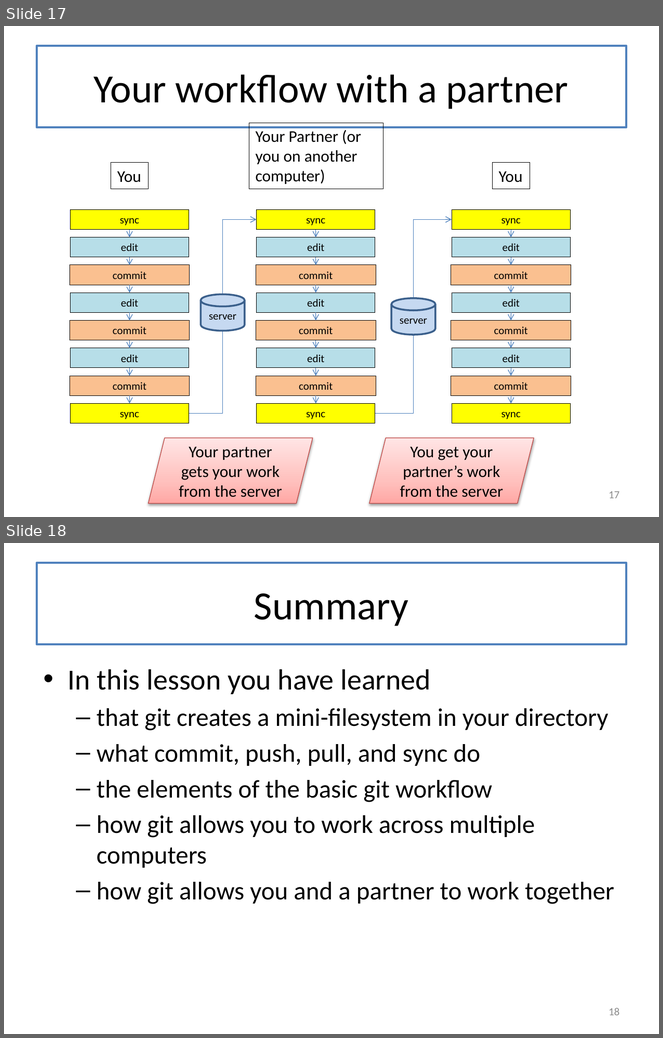
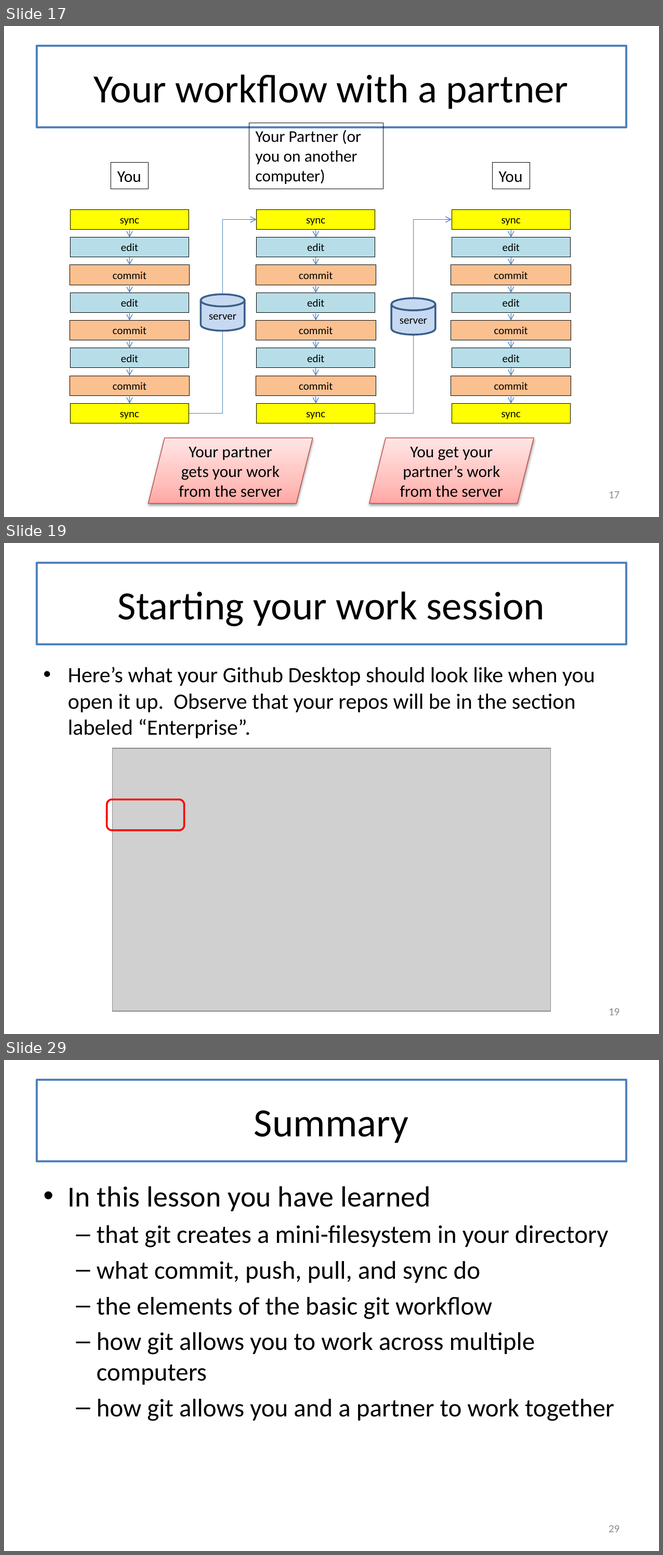
Before and after one commit to mwand/cs5010f16, a slide deck: Slides/Lesson 0.5 Introduction to Git.pptx. Shown one above the other, each under a label of ours: slides 17 and 18 before the commit, slides 17, 19 and 29 after it; the slides between them are not shown. The pictures are 663x1038 and 663x1555 pixels, drawn with LibreOffice and Linux fonts; fonts in the diff are those of the drawing; grey boxes stand for pictures. Boxes give left, top, right and bottom in pixels: in the first picture for what was removed or moved away, otherwise in the second. Text is boxed around its words. In the diff, an @@ line names an element or a change of style, - is before the commit and + after.

Commit message:
updated L0.5 with screenshots of new Github Desktop

```diff
--- a/Slides/Lesson 0.5 Introduction to Git.pptx
+++ b/Slides/Lesson 0.5 Introduction to Git.pptx
@@ slide 19 added at [4, 543, 659, 1034], background #FFFFFF @@
@@ title added at [37, 563, 626, 644], outline #4F81BD 2.25 pt, 44 pt, text #000000 @@
+Starting your work session
@@ text added at [68, 667, 595, 739], 24 pt, text #000000 @@
+• Here’s what your Github Desktop should look like when you open it up. Observe that your repos will be in the section labeled “Enterprise”.
@@ picture added at [112, 748, 551, 1012] @@
@@ rounded rectangle added at [107, 800, 184, 831], outline #FF0000 2 pt @@
@@ page number added at [609, 1008, 620, 1016], 12 pt, text #8C8C8C @@
+19
@@ what was slide 18 is now slide 29 @@
@@ page number at [609, 1525, 620, 1533]: text changed @@
-18
+29
```
Also in this commit, not shown: 10 other slides added, 14 other files.
